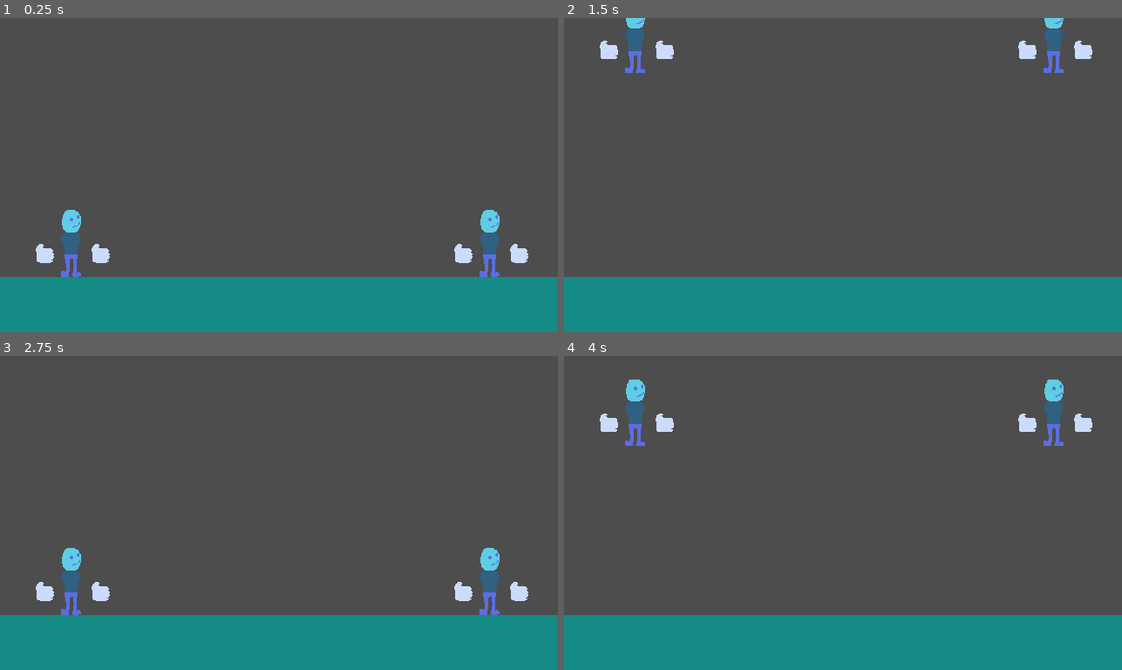
Above: before the commit, frames 1-4 (two rows, left to right).
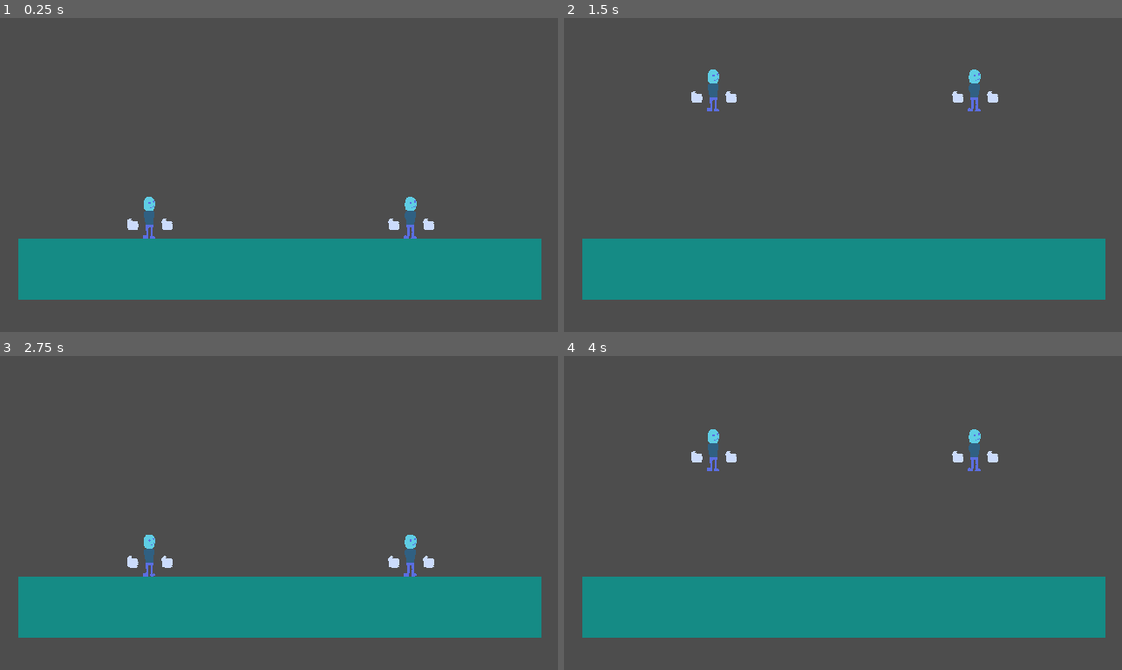
Above: after the commit, the same moments.

Repository: CodeGurke/Working-Title
Game: Godot game, scene res://src/scenes/main.tscn
The game is run twice, just before and just after one commit, with the same random seed, the same clock (stepped at 60 frames per second) and the same inputs.
Inputs:
- Up to frame 1 (0.25 s): no input
- Up to frame 2 (1.5 s): tap Enter at 0.5 s; tap Space at 1.25 s
- Up to frame 3 (2.75 s): no input
- Up to frame 4 (4 s): tap Enter at 2.75 s; tap Space at 3.5 s

The runs differ from the first frame. In frame 1, 23% of the frame differs, in the area x 0-100%, y 56-100%; in frame 2, 24%; in frame 3, 23%; in frame 4, 24%, in the area x 0-100%, y 7-100%.

Commit message:
Light rearranging of code

Diff:
--- a/working-title/src/player/character.gd
+++ b/working-title/src/player/character.gd
@@ -1,6 +1,7 @@
 class_name Character
 extends Node2D
 
+# this script is used to build the players body
 
 # holds the instances of the individual body parts to access later using code
 var legs : CharacterBody2D
@@ -9,11 +10,9 @@
 var hand_l : CharacterBody2D
 var hand_r : CharacterBody2D
 
-
 # is processed every frame
 func _process(delta):
 	update_position()
-
 
 # this function is called by the player script to build the players character
 func build_body() -> void:
--- a/working-title/src/scenes/game_controller.gd
+++ b/working-title/src/scenes/game_controller.gd
@@ -1,10 +1,11 @@
 extends Node
 
-
+# loads everything needed to play the game
 const player_1 : = preload("res://src/player/player.tscn")
 const player_2 : = preload("res://src/player/player.tscn")
 var map : = preload("res://src/maps/test_map.tscn")
 
+# sets up variables for instances of needed nodes
 var instanced_player_1 : CharacterBody2D
 var instanced_player_2 : CharacterBody2D
 var instanced_map : Node2D
@@ -13,11 +14,13 @@
 func _ready():
 	spawn_map()
 
+# spawns map and players
 func spawn_map() -> void:
 	instanced_map = map.instantiate()
 	%game.add_child.call_deferred(instanced_map)
 	spawn_players(instanced_map.get_spawn_locations())
 
+# spawns players by instancing them, setting input device and adding them to the scene
 func spawn_players(spawn_locations : Dictionary) -> void:
 	instanced_player_1 = player_1.instantiate()
 	instanced_player_2 = player_2.instantiate()
--- a/working-title/src/scenes/main.tscn
+++ b/working-title/src/scenes/main.tscn
@@ -12,4 +12,4 @@
 
 [node name="camera" type="Camera2D" parent="."]
 position = Vector2(-2, -146)
-zoom = Vector2(0.8, 0.8)
+zoom = Vector2(0.5, 0.5)
Not shown: 1 places in working-title/src/player/parts/body/body.tscn that only renumber resources
Not shown: 1 places in working-title/src/player/parts/hands/hand.tscn that only renumber resources
Not shown: 1 places in working-title/src/player/parts/head/head.tscn that only renumber resources
Not shown: 1 places in working-title/src/player/parts/legs/legs_standart.tscn that only renumber resources
Not shown: 1 places in working-title/src/player/parts/legs/legs_test.tscn that only renumber resources
